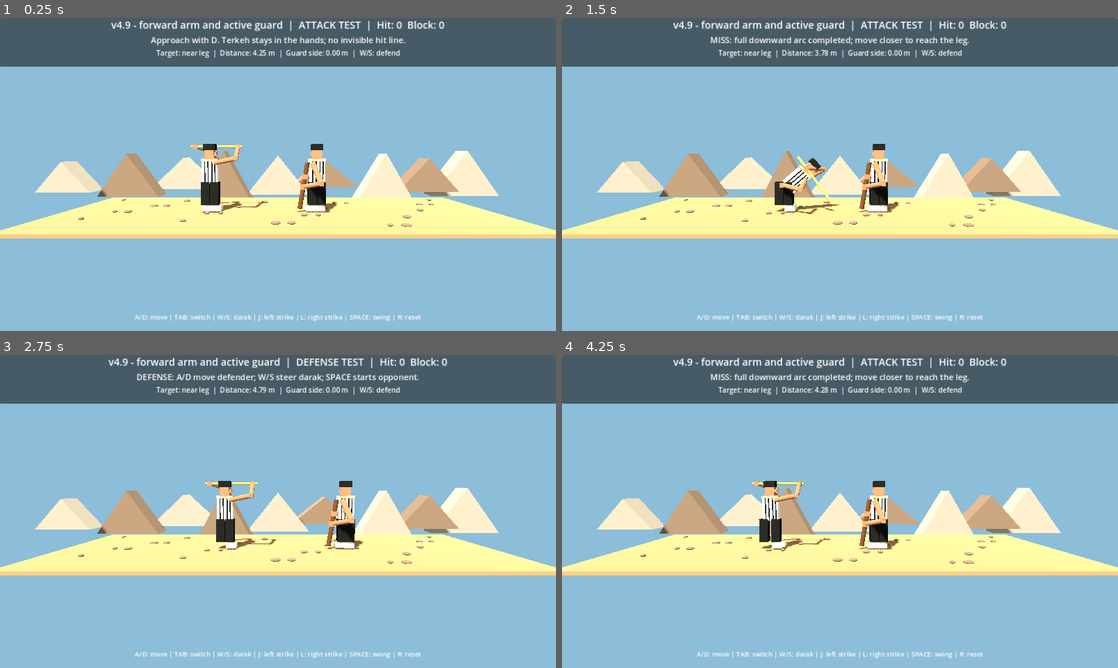
Above: before the commit, frames 1-4 (two rows, left to right).
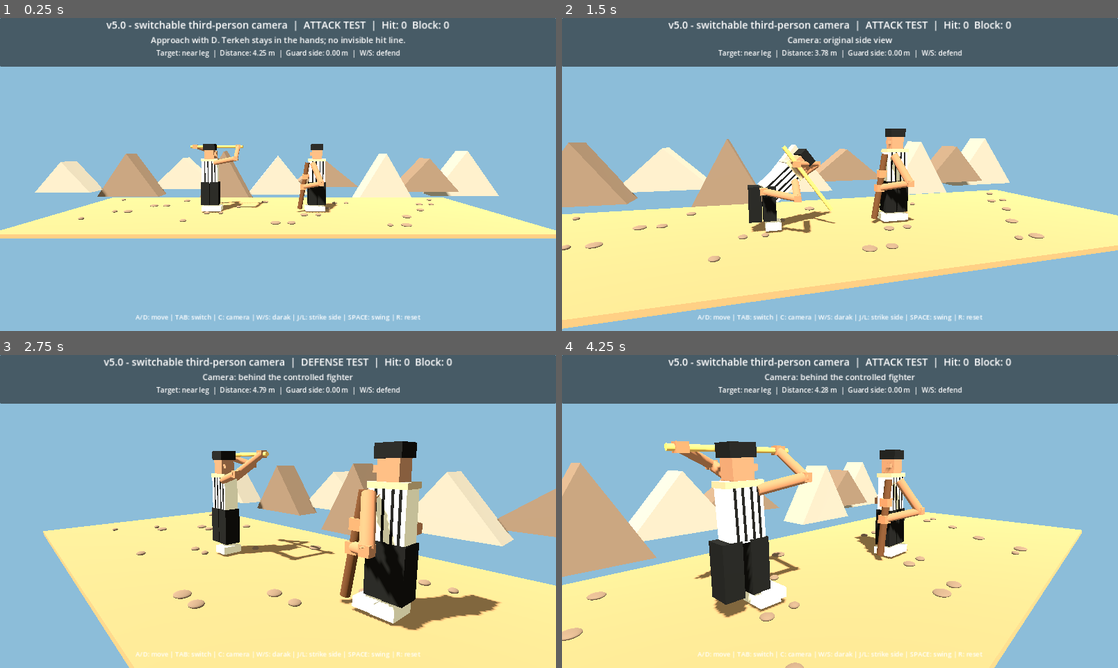
Above: after the commit, the same moments.

Repository: vahidainima-prog/tarke-darak-game
Game: Godot game, scene res://main.tscn
The game is run twice, just before and just after one commit, with the same random seed, the same clock (stepped at 60 frames per second) and the same inputs.
Inputs:
- Up to frame 1 (0.25 s): no input
- Up to frame 2 (1.5 s): tap Enter at 0.5 s; hold D 0.53-1.28 s; tap C at 0.6, 1.35 s; tap Space at 0.77 s; hold S from 1.28 s (still down)
- Up to frame 3 (2.75 s): tap Space at 1.52 s; release S at 2.03 s; hold D from 2.03 s (still down); tap Tab at 2.1 s; tap C at 2.3 s
- Up to frame 4 (4.25 s): release D at 2.78 s; hold W 2.78-3.53 s; tap R at 2.85 s; tap Space at 3.02, 3.77 s; tap C at 3.05, 3.8 s; hold A from 3.53 s (still down); tap J at 3.6 s

The runs differ from the first frame. In frame 1, 1.4% of the frame differs, in the area x 19-81%, y 0-97%; in frame 2, 35%; in frame 3, 45%; in frame 4, 49%, in the area x 0-100%, y 0-100%.

Commit message:
Add C toggle between original side camera and smooth role-following over-shoulder camera

Diff:
--- a/tarke_darak_godot_v2/main.gd
+++ b/tarke_darak_godot_v2/main.gd
@@ -2,7 +2,7 @@
 
 # Godot 4.x — visual mechanics test. Side camera looks along -Z.
 # Feint depth: negative Z is BEHIND the attacker; positive Z is IN FRONT.
-const BUILD_LABEL := "v4.9 - forward arm and active guard"
+const BUILD_LABEL := "v5.0 - switchable third-person camera"
 const DEF_X := 1.55
 const MIN_X := -4.7
 const MAX_X := 0.35
@@ -70,6 +70,9 @@
 var defend_step_phase := 0.0
 var last_attack_x := -2.7
 var last_defender_x := DEF_X
+var game_camera: Camera3D
+var shoulder_camera := false
+var camera_focus := Vector3(0, 1.45, 0)
 
 func material(c: Color) -> StandardMaterial3D:
  var m := StandardMaterial3D.new()
@@ -212,13 +215,12 @@
  attack_elbow_b = block(self, "Attacker elbow far", Vector3(0.16, 0.16, 0.16), Vector3.ZERO, Color(0.66, 0.44, 0.30))
  defend_elbow_a = block(self, "Defender elbow near", Vector3(0.17, 0.17, 0.17), Vector3.ZERO, Color(0.66, 0.44, 0.30))
  defend_elbow_b = block(self, "Defender elbow far", Vector3(0.17, 0.17, 0.17), Vector3.ZERO, Color(0.66, 0.44, 0.30))
- var cam := Camera3D.new()
- add_child(cam)
- # Slight three-quarter view makes opposite-side hand paths visible.
- cam.position = Vector3(0, 2.45, 12.5)
- cam.look_at(Vector3(0, 1.45, 0), Vector3.UP)
- cam.fov = 53.0
- cam.current = true
+ game_camera = Camera3D.new()
+ add_child(game_camera)
+ game_camera.position = Vector3(0, 2.45, 12.5)
+ game_camera.look_at(camera_focus, Vector3.UP)
+ game_camera.fov = 53.0
+ game_camera.current = true
  var layer := CanvasLayer.new()
  add_child(layer)
  var panel := PanelContainer.new()
@@ -239,7 +241,7 @@
  detail.horizontal_alignment = HORIZONTAL_ALIGNMENT_CENTER
  column.add_child(detail)
  var footer := Label.new()
- footer.text = "A/D: move | TAB: switch | W/S: darak | J: left strike | L: right strike | SPACE: swing | R: reset"
+ footer.text = "A/D: move | TAB: switch | C: camera | W/S: darak | J/L: strike side | SPACE: swing | R: reset"
  footer.set_anchors_preset(Control.PRESET_BOTTOM_WIDE)
  footer.offset_top = -43
  footer.horizontal_alignment = HORIZONTAL_ALIGNMENT_CENTER
@@ -255,6 +257,9 @@
 func _input(event: InputEvent) -> void:
  if event is InputEventKey and event.pressed and not event.echo:
   match event.keycode:
+   KEY_C:
+    shoulder_camera = not shoulder_camera
+    say("Camera: behind the controlled fighter" if shoulder_camera else "Camera: original side view")
    KEY_TAB:
     defending = not defending
     swing = -1.0
@@ -457,6 +462,24 @@
    if segment_distance(s[0], s[1], leg_a, leg_b) <= 0.20:
     return "leg"
  return ""
+
+func update_camera(delta: float) -> void:
+ if game_camera == null:
+  return
+ var target_position := Vector3(0.0, 2.45, 12.5)
+ var target_focus := Vector3(0.0, 1.45, 0.0)
+ if shoulder_camera:
+  var controlled_x := defender_x if defending else attack_x
+  var opponent_x := attack_x if defending else defender_x
+  var facing := -1.0 if defending else 1.0
+  # Behind the controlled fighter along the attack axis, slightly offset
+  # toward the viewer so the fighter and incoming stick remain visible.
+  target_position = Vector3(controlled_x - facing * 3.15, 2.35, 3.65)
+  target_focus = Vector3(lerpf(controlled_x, opponent_x, 0.53), 1.30, 0.0)
+ var weight := 1.0 - exp(-5.5 * delta)
+ game_camera.position = game_camera.position.lerp(target_position, weight)
+ camera_focus = camera_focus.lerp(target_focus, weight)
+ game_camera.look_at(camera_focus, Vector3.UP)
 
 func _physics_process(delta: float) -> void:
  var previous_guard := guard_ends()
@@ -540,5 +563,6 @@
  last_attack_x = attack_x - attack_velocity / 1.8
  last_defender_x = defender_x - defend_velocity / 1.8
  update_visuals()
+ update_camera(delta)
  header.text = BUILD_LABEL + "  |  " + ("DEFENSE TEST" if defending else "ATTACK TEST") + "  |  Hit: %d  Block: %d" % [score_hit, score_block]
  detail.text = "Target: %s leg  |  Distance: %.2f m  |  Guard side: %.2f m  |  W/S: defend" % [("near" if strike_side > 0 else "far"), defender_x - attack_x, guard_shift]
